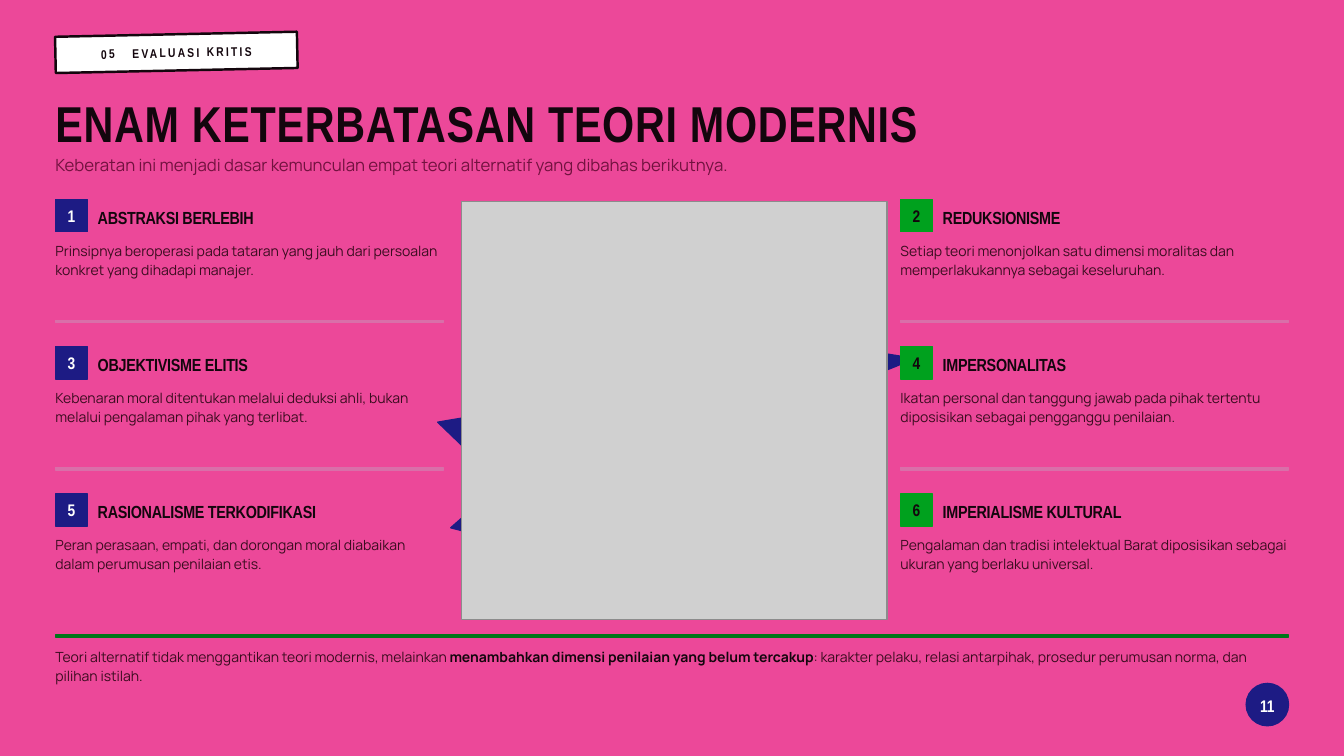
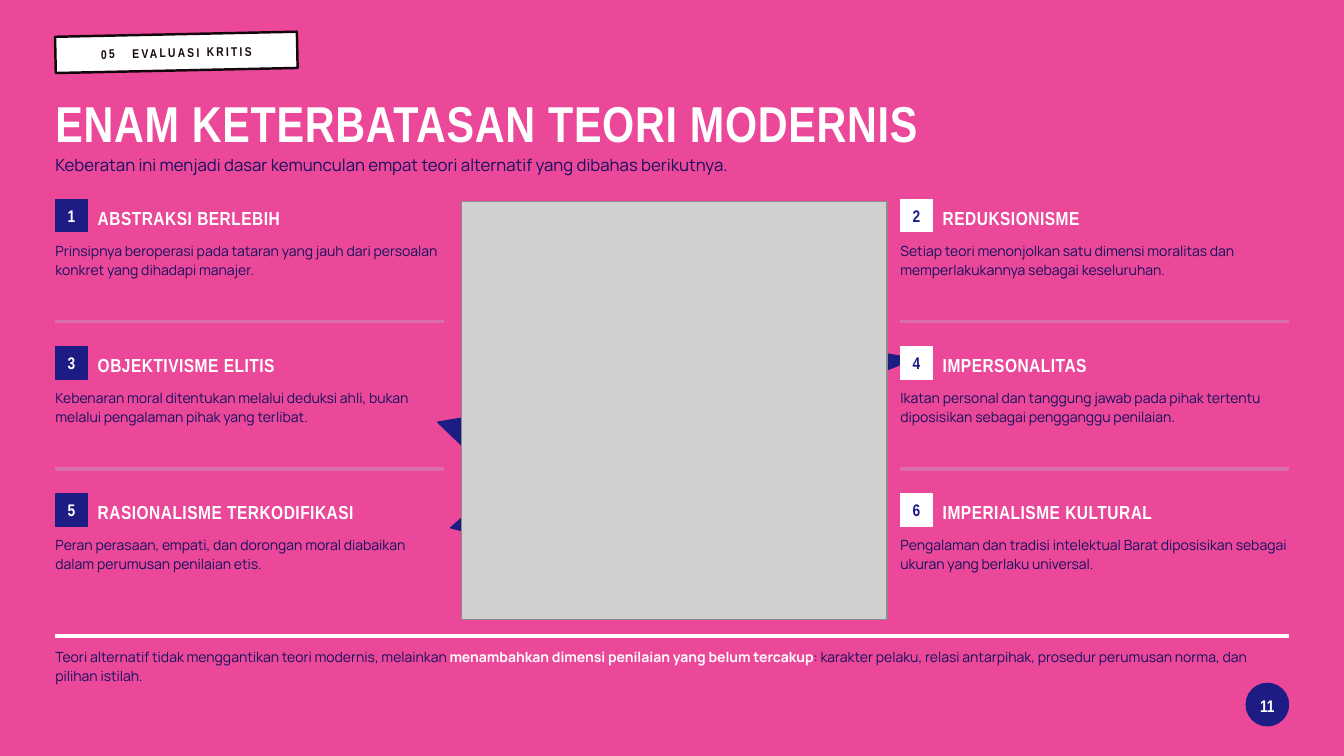
Before and after one commit to aslihabnuri/Dom-Manipulation, a slide deck: slide 11 of business-ethics/WOW-Business-Ethics-Hilirisasi-Nikel.pptx. Drawn at 1344x756 pixels with LibreOffice and Linux fonts; fonts in the diff are those of the drawing; grey boxes stand for pictures; background and template pictures are left out. Boxes give left, top, right and bottom in pixels: in the first picture for what was removed or moved away, otherwise in the second. Text is boxed around its words. In the diff, an @@ line names an element or a change of style, - is before the commit and + after.

```diff
--- a/business-ethics/WOW-Business-Ethics-Hilirisasi-Nikel.pptx
+++ b/business-ethics/WOW-Business-Ethics-Hilirisasi-Nikel.pptx
@@ text "ENAM KETERBATASAN TEORI MODERNIS" at (55, 107, 917, 143): text colour #13060D to #FFFFFF @@
@@ text "Keberatan ini menjadi dasar kemunculan ..." at (55, 158, 727, 176): text colour #72123F to #12105E @@
@@ text colour #13060D to #1D1B84 in 3 elements at (913, 210, 921, 222), (913, 357, 921, 369), (913, 504, 921, 516) @@
@@ fill #00A11E to #FFFFFF; outline #00A11E 1 pt to #FFFFFF 1 pt in 3 elements at (900, 200, 933, 232), (900, 347, 933, 379), (900, 494, 933, 526) @@
@@ size 12.5 to 13.5 pt, text colour #13060D to #FFFFFF, letter spacing -0.2 to 0.4 pt in 6 elements at (98, 212, 280, 225), (943, 212, 1080, 225), (98, 359, 275, 372), (943, 359, 1087, 372), (98, 506, 353, 519), (943, 506, 1152, 519) @@
@@ text colour #3A0C1F to #12105E in 6 elements at (55, 245, 438, 279), (900, 245, 1234, 279), (55, 392, 409, 426), (900, 392, 1261, 426), (55, 539, 406, 573), (900, 539, 1287, 573) @@
@@ text "Teori alternatif tidak menggantikan teori ..." at (55, 651, 1247, 685): text colour #3A0C1F to #12105E in "Teori alternatif tidak menggantikan teori modernis, melainka ..."; text colour #13060D to #FFFFFF in "menambahkan dimensi penilaian yang belum tercakup:" @@
@@ rectangle at (55, 635, 1289, 637): fill #00761A to #FFFFFF; outline #00761A 1 pt to #FFFFFF 1 pt @@
```
Also in this commit, not shown: 3 other slides changed, 1 other file.
